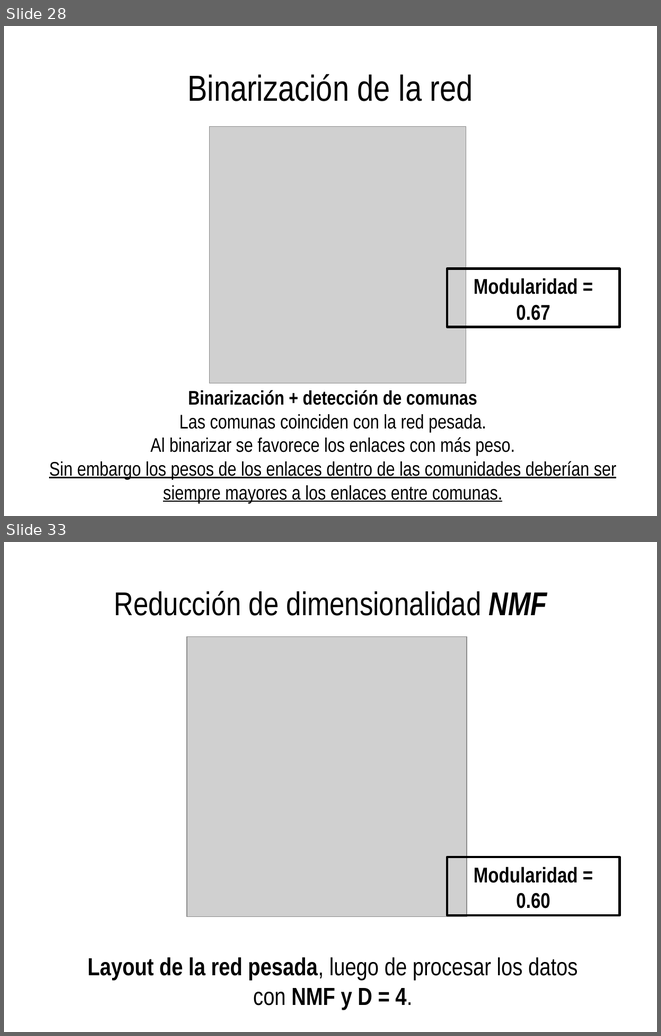
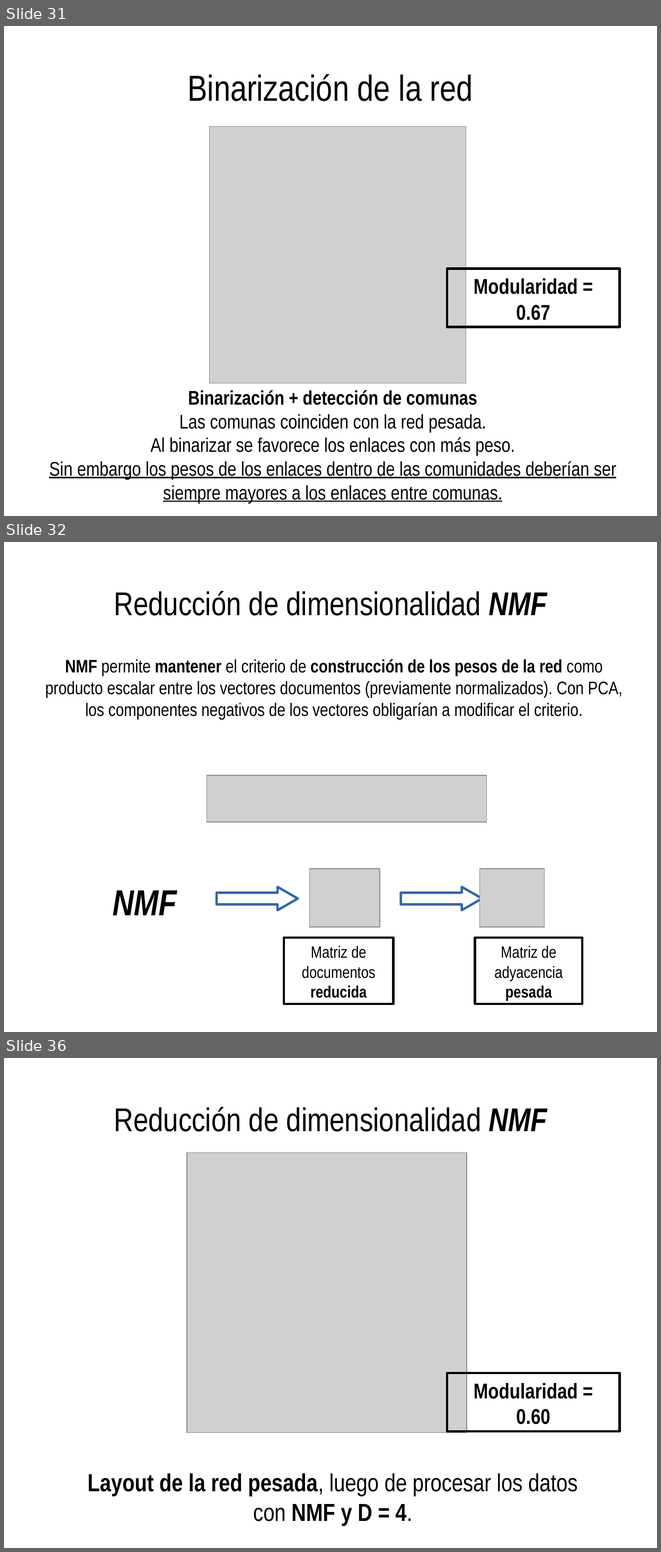
Before and after one commit to spinto88/Analisis_notas, a slide deck: Presentacion_analisis.odp. Shown one above the other, each under a label of ours: slides 28 and 33 before the commit, slides 31, 32 and 36 after it; the slides between them are not shown. The pictures are 661x1036 and 661x1552 pixels, drawn with LibreOffice and Linux fonts; fonts in the diff are those of the drawing; grey boxes stand for pictures. Boxes give left, top, right and bottom in pixels: in the first picture for what was removed or moved away, otherwise in the second. Text is boxed around its words. In the diff, an @@ line names an element or a change of style, - is before the commit and + after.

```diff
--- a/Presentacion_analisis.odp
+++ b/Presentacion_analisis.odp
@@ slide 32 added at <box>4,542,657,1032</box>, background #FFFFFF @@
@@ title added at <box>114,591,547,616</box>, 40 pt, text #000000 @@
+Reducción de dimensionalidad NMF
@@ text added at <box>45,659,623,720</box>, 22 pt, text #000000 @@
+NMF permite mantener el criterio de construcción de los pesos de la red como producto escalar entre los vectores documentos (previamente normalizados). Con PCA, los componentes negativos de los vectores obligarían a modificar el criterio.
@@ picture added at <box>207,775,487,822</box> @@
@@ picture added at <box>310,868,380,927</box> @@
@@ picture added at <box>480,868,545,927</box> @@
@@ text added at <box>113,890,177,915</box>, 44 pt, text #000000, bold, italic @@
+NMF
@@ right arrow added at <box>217,887,298,910</box>, outline #3465A4 2.83 pt @@
@@ right arrow added at <box>401,887,482,910</box>, outline #3465A4 2.83 pt @@
@@ rectangle added at <box>284,938,394,1004</box>, outline #000000 2.83 pt, 20 pt, text #000000 @@
+Matriz de documentos reducida
@@ rectangle added at <box>475,937,582,1004</box>, outline #000000 2.83 pt, 20 pt, text #000000 @@
+Matriz de adyacencia pesada
@@ what was slide 28 is now slide 31 @@
@@ what was slide 33 is now slide 36 @@
```
Also in this commit, not shown: 6 slides changed, 2 other slides added, 5 other files.
